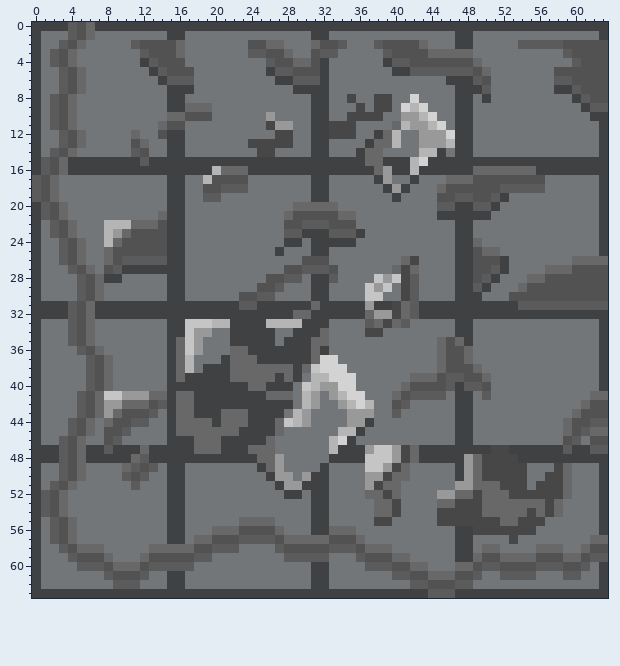
Edited in one commit: pixel-art sprite (Assets/Level/WALL_tunnel_right_frame.png). The picture above is the old version.
The file is 64x64 pixels. Colours within 5 levels of each other are drawn and written as one.
After the commit:
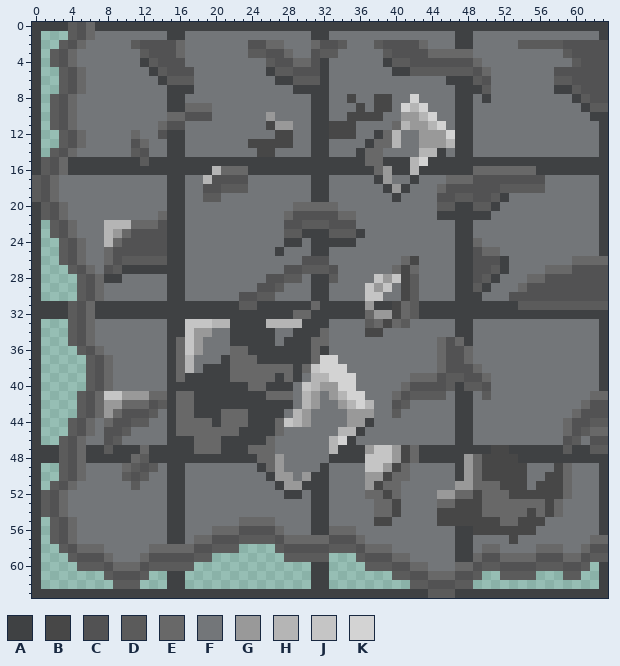
Palette (. is transparent): A #3f4143  B #474747  C #525253  D #5b5b5b  E #686868  F #737679  G #999999  H #b5b5b5  J #c5c5c5  K #d3d3d3
From old to new:
y 1: x 1..3 FFF -> ...
y 2: x 1..2 FF -> ..
y 3..4: x 1 F -> .
y 5..7: x 1..2 FF -> ..
y 8..11: x 1 F -> .
y 12..13: x 1..2 FF -> ..
y 14: x 1 F -> .
y 22..23: x 1 F -> .
y 24..26: x 1..2 FF -> ..
y 27: x 1..3 FFF -> ...
y 28..30: x 1..4 FFFF -> ....
y 33..35: x 1..3 FFF -> ...
y 36: x 1..4 FFFF -> ....
y 37..40: x 1..5 FFFFF -> .....
y 41..43: x 1..4 FFFF -> ....
y 44..45: x 1..3 FFF -> ...
y 46: x 1..2 FF -> ..
y 49..50: x 1..2 FF -> ..
y 51: x 1 F -> .
y 55..57: x 1 F -> .
y 58: x 1..2 FF -> ..; x 23..26 FFFF -> ....
y 59: x 1..3 FFF -> ...; x 20..27 FFFFFFFF -> ........; x 33..35 FFF -> ...
y 60: x 1..4 FFFF -> ....; x 18..30 FFFFFFFFFFFFF -> .............; x 33..36 FFFF -> ....; x 62 F -> .
y 61: x 1..7 FFFFFFF -> .......; x 13..14 FF -> ..; x 17..30 FFFFFFFFFFFFFF -> ..............; x 33..39 FFFFFFF -> .......; x 50..51 FF -> ..; x 56..58 FFF -> ...; x 61..62 FF -> ..
y 62: x 1..8 FFFFFFFF -> ........; x 12..14 FFF -> ...; x 17..30 FFFFFFFFFFFFFF -> ..............; x 33..41 FFFFFFFFF -> .........; x 49..62 FFFFFFFFFFFFFF -> ..............
